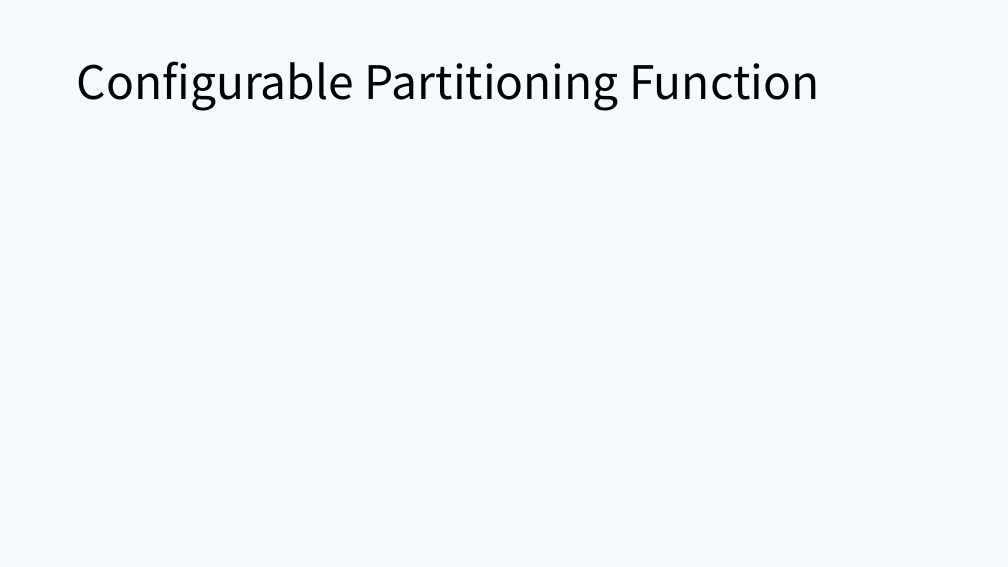
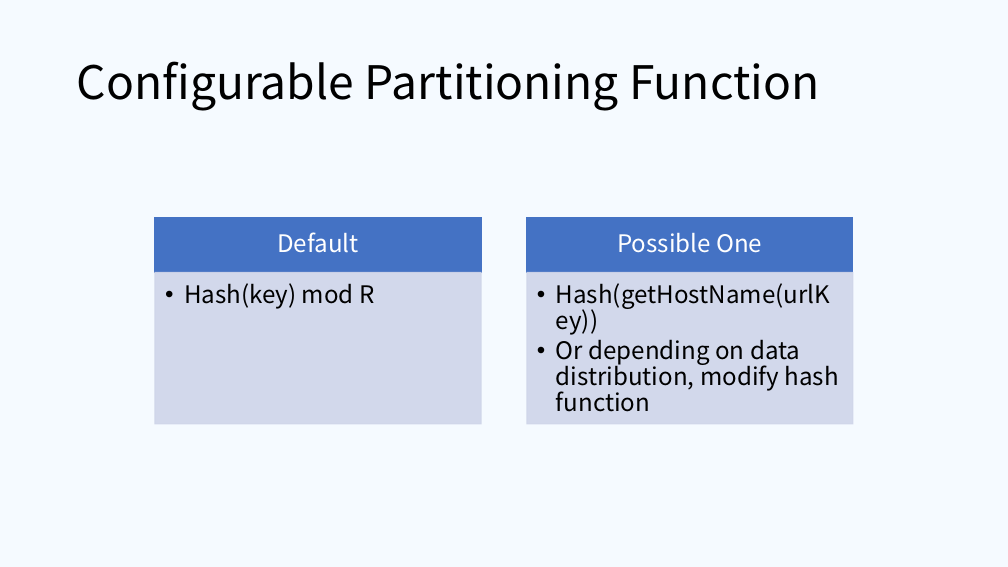
Before and after one commit to ifsheldon/OSLearning, a slide deck: slide 16 of project/MapReduce/pre.pptx. Drawn at 1008x567 pixels with LibreOffice and Linux fonts; fonts in the diff are those of the drawing. Boxes give left, top, right and bottom in pixels: in the first picture for what was removed or moved away, otherwise in the second. Text is boxed around its words. In the diff, an @@ line names an element or a change of style, - is before the commit and + after.

```diff
--- a/project/MapReduce/pre.pptx
+++ b/project/MapReduce/pre.pptx
@@ group added at bbox=[155, 218, 853, 423]: 4 rectangles, 4 texts @@
+Default
+  • Hash(key) mod R
+Possible One
+  • Hash(getHostName(urlKey))
+  • Or depending on data distribution, modify hash function
```
Also in this commit, not shown: 10 other slides changed, 9 slides added, 6 slides removed, 1 other file.
